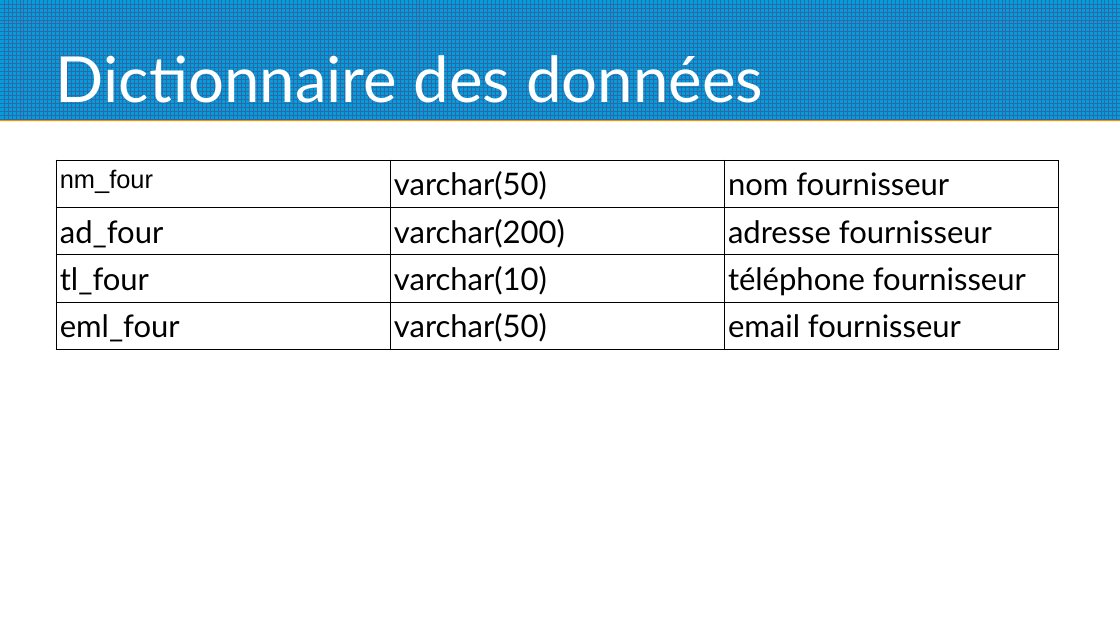
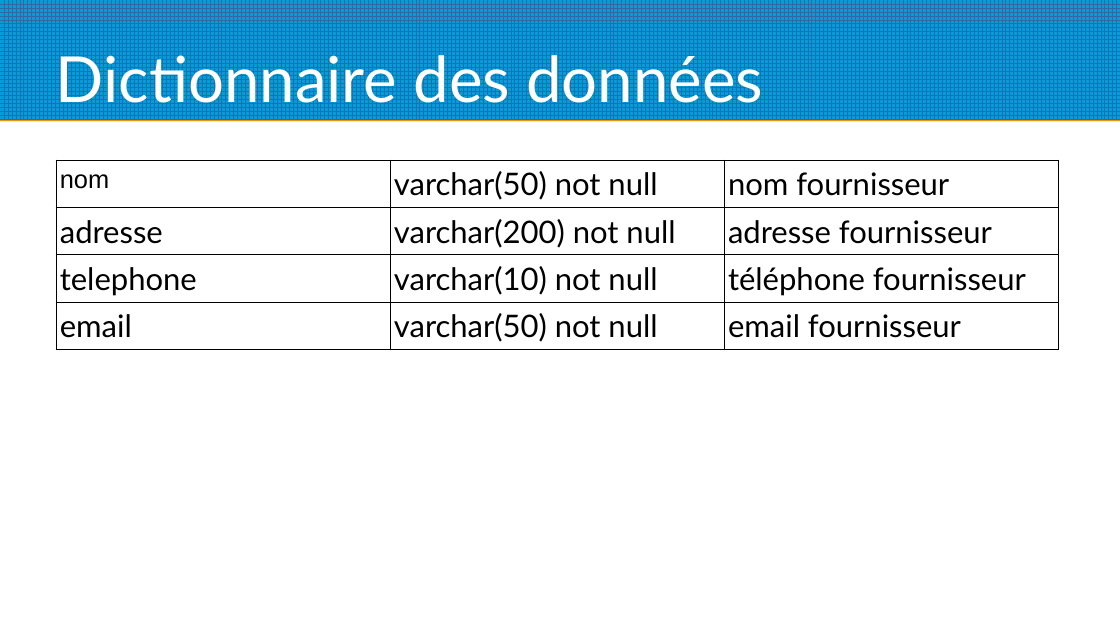
Before and after one commit to gotied/Fil_Rouge, a slide deck: slide 5 of Base_de_donnee/dictionnaire des donnees.odp. Drawn at 1120x630 pixels with LibreOffice and Linux fonts; fonts in the diff are those of the drawing. Boxes give left, top, right and bottom in pixels: in the first picture for what was removed or moved away, otherwise in the second. Text is boxed around its words. In the diff, an @@ line names an element or a change of style, - is before the commit and + after.

```diff
--- a/Base_de_donnee/dictionnaire des donnees.odp
+++ b/Base_de_donnee/dictionnaire des donnees.odp
@@ table at <box>56,160,1059,346</box> @@
-row 1, column 1: nm_four
+row 1, column 1: nom
-row 1, column 2: varchar(50)
+row 1, column 2: varchar(50) not null
-row 2, column 1: ad_four
+row 2, column 1: adresse
-row 2, column 2: varchar(200)
+row 2, column 2: varchar(200) not null
-row 3, column 1: tl_four
+row 3, column 1: telephone
-row 3, column 2: varchar(10)
+row 3, column 2: varchar(10) not null
-row 4, column 1: eml_four
+row 4, column 1: email
-row 4, column 2: varchar(50)
+row 4, column 2: varchar(50) not null
```
Also in this commit, not shown: 7 other slides changed, 1 slide added, 2 slides removed, 1 other file.
